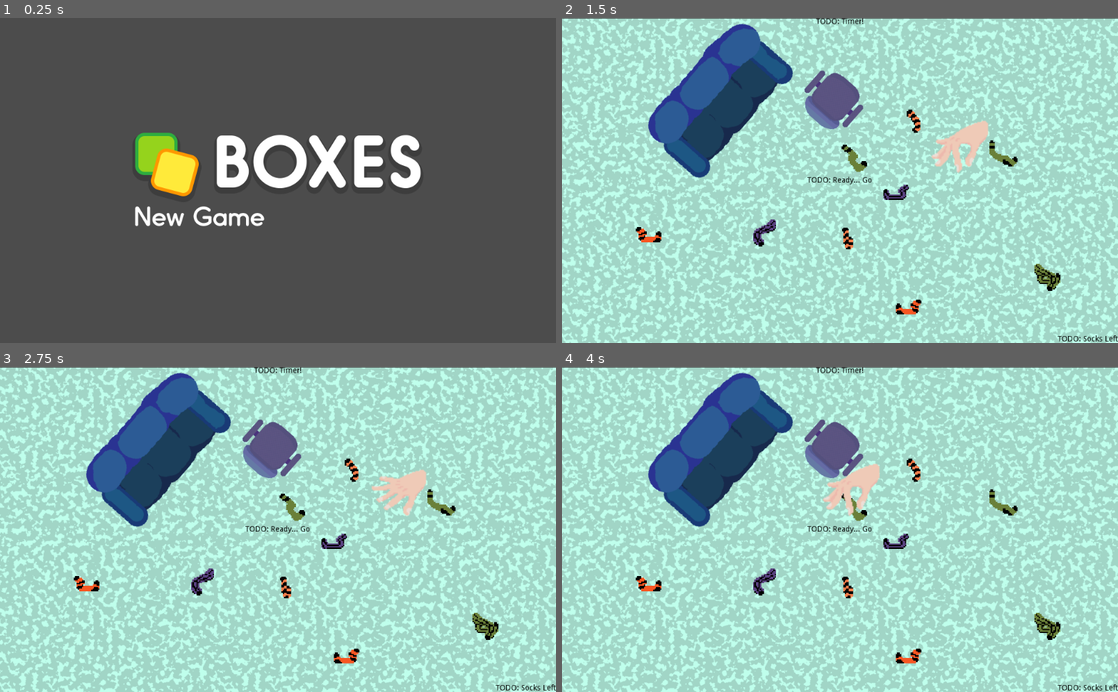
Above: before the commit, frames 1-4 (two rows, left to right).
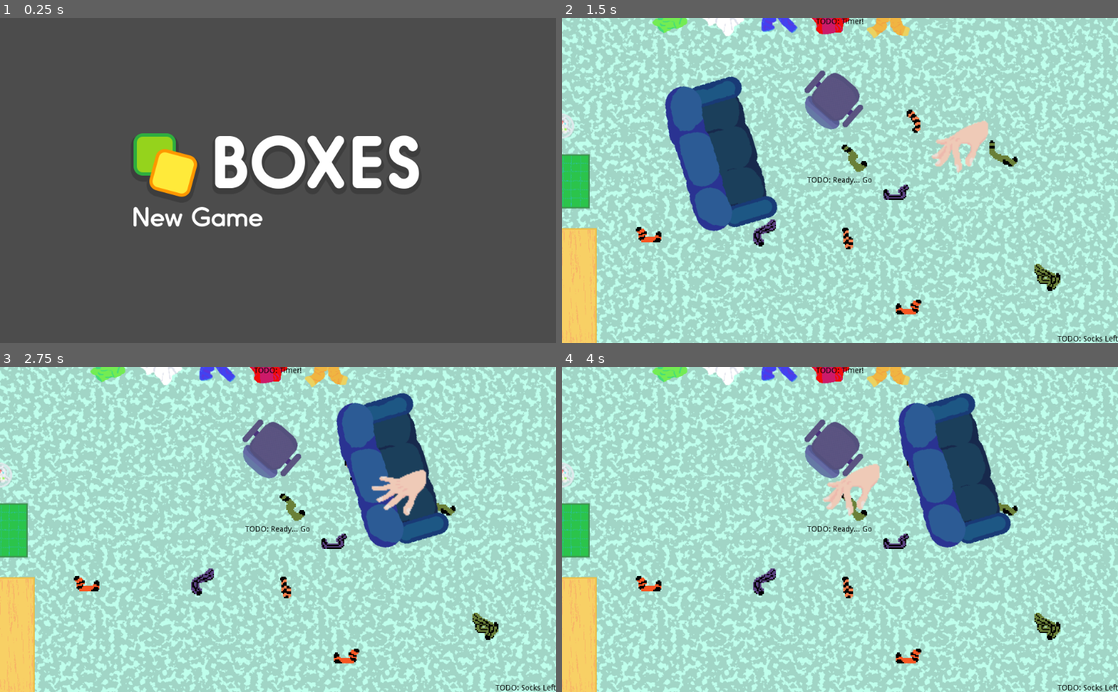
Above: after the commit, the same moments.

Repository: cgbeutler/GlobalGameJam2020
Game: Godot game, scene res://MainMenu.tscn
The game is run twice, just before and just after one commit, with the same random seed, the same clock (stepped at 60 frames per second) and the same inputs.
Inputs (mouse positions are in pixels of both pictures, inside the frame that each line leads up to):
- Up to frame 1 (0.25 s): no input
- Up to frame 2 (1.5 s): click (762, 216) at 0.5 s; tap Enter at 1.25 s; move the mouse to (962, 164) at 1.27 s; click (962, 164) at 1.42 s
- Up to frame 3 (2.75 s): tap Space at 2 s; drag from (166, 545) to (400, 513) at 2.02 s
- Up to frame 4 (4 s): move the mouse to (895, 458) at 2.77 s; click (895, 458) at 2.92 s; tap Enter at 3.5 s; drag from (812, 594) to (851, 506) at 3.52 s

The runs differ from the first frame. In frame 1, 2.1% of the frame differs, in the area x 24-76%, y 35-65%; in frame 2, 34%; in frame 3, 38%; in frame 4, 38%, in the area x 0-100%, y 0-100%.

Commit message:
added stuff prefabs and fixed z index issues

Diff:
--- a/MainMenu.tscn
+++ b/MainMenu.tscn
@@ -11,10 +11,10 @@
 anchor_top = 0.5
 anchor_right = 0.5
 anchor_bottom = 0.5
-margin_left = -512.0
-margin_top = -300.0
-margin_right = 512.0
-margin_bottom = 300.0
+margin_left = -514.721
+margin_top = -298.64
+margin_right = 509.279
+margin_bottom = 301.36
 mouse_filter = 1
 custom_constants/margin_right = 120
 custom_constants/margin_top = 80
--- a/MinigameStage.tscn
+++ b/MinigameStage.tscn
@@ -1,12 +1,20 @@
-[gd_scene load_steps=10 format=2]
+[gd_scene load_steps=23 format=2]
 
 [ext_resource path="res://Scripts/Sock.tscn" type="PackedScene" id=1]
+[ext_resource path="res://Assets/clothes/clothsColor_06.png" type="Texture" id=2]
 [ext_resource path="res://Scripts/Cursor.tscn" type="PackedScene" id=3]
 [ext_resource path="res://Assets/carpet.png" type="Texture" id=4]
 [ext_resource path="res://Scripts/SockPile.gd" type="Script" id=5]
 [ext_resource path="res://Assets/furnature/chairRollee.png" type="Texture" id=6]
 [ext_resource path="res://Assets/furnature/couch.png" type="Texture" id=7]
 [ext_resource path="res://Scripts/Grabbable.gd" type="Script" id=8]
+[ext_resource path="res://Assets/clothes/clothsColor_03.png" type="Texture" id=9]
+[ext_resource path="res://Assets/clothes/clothsColor_10.png" type="Texture" id=10]
+[ext_resource path="res://Assets/furnature/trash.png" type="Texture" id=11]
+[ext_resource path="res://Assets/clothes/clothsColor_13.png" type="Texture" id=12]
+[ext_resource path="res://Assets/furnature/table.png" type="Texture" id=13]
+[ext_resource path="res://Assets/clothes/clothsColor_17.png" type="Texture" id=14]
+[ext_resource path="res://Assets/furnature/tableCoffee.png" type="Texture" id=15]
 
 [sub_resource type="CapsuleShape2D" id=1]
 radius = 49.298
@@ -15,6 +23,22 @@
 [sub_resource type="CapsuleShape2D" id=2]
 radius = 65.1156
 height = 177.202
+
+[sub_resource type="CapsuleShape2D" id=3]
+radius = 21.6559
+
+[sub_resource type="CapsuleShape2D" id=4]
+radius = 29.205
+height = 30.3759
+
+[sub_resource type="RectangleShape2D" id=5]
+extents = Vector2( 66.003, 112.737 )
+
+[sub_resource type="RectangleShape2D" id=6]
+extents = Vector2( 51.3419, 49.5741 )
+
+[sub_resource type="CircleShape2D" id=7]
+radius = 23.8672
 
 [node name="MinigameStage" type="Node2D"]
 
@@ -132,36 +156,134 @@
 [node name="Sock10" parent="SockPile" instance=ExtResource( 1 )]
 position = Vector2( 895.398, 476.281 )
 
-[node name="Furnature" type="Node" parent="."]
-
-[node name="Chair" type="Area2D" parent="Furnature"]
+[node name="Stuff" type="Node" parent="."]
+
+[node name="Chair" type="Area2D" parent="Stuff"]
 position = Vector2( 500, 150.1 )
 rotation = 0.722566
-script = ExtResource( 8 )
-
-[node name="Sprite" type="Sprite" parent="Furnature/Chair"]
+z_index = 2
+script = ExtResource( 8 )
+
+[node name="Sprite" type="Sprite" parent="Stuff/Chair"]
 texture = ExtResource( 6 )
 
-[node name="CollisionShape2D" type="CollisionShape2D" parent="Furnature/Chair"]
+[node name="CollisionShape2D" type="CollisionShape2D" parent="Stuff/Chair"]
 shape = SubResource( 1 )
 
-[node name="Couch" type="Area2D" parent="Furnature"]
-position = Vector2( 291.65, 150.1 )
-rotation = 0.722566
-script = ExtResource( 8 )
-
-[node name="Sprite" type="Sprite" parent="Furnature/Couch"]
+[node name="Couch" type="Area2D" parent="Stuff"]
+position = Vector2( 291.65, 250 )
+rotation = -0.287979
+z_index = 2
+script = ExtResource( 8 )
+
+[node name="Sprite" type="Sprite" parent="Stuff/Couch"]
 texture = ExtResource( 7 )
 
-[node name="CollisionShape2D" type="CollisionShape2D" parent="Furnature/Couch"]
+[node name="CollisionShape2D" type="CollisionShape2D" parent="Stuff/Couch"]
 shape = SubResource( 2 )
+
+[node name="Green_Shirt" type="Area2D" parent="Stuff"]
+position = Vector2( 200, 0 )
+z_index = 1
+script = ExtResource( 8 )
+
+[node name="Sprite" type="Sprite" parent="Stuff/Green_Shirt"]
+texture = ExtResource( 9 )
+
+[node name="CollisionShape2D" type="CollisionShape2D" parent="Stuff/Green_Shirt"]
+rotation = 1.0472
+shape = SubResource( 3 )
+
+[node name="White_Shirt" type="Area2D" parent="Stuff"]
+position = Vector2( 300, 0 )
+z_index = 1
+script = ExtResource( 8 )
+
+[node name="Sprite" type="Sprite" parent="Stuff/White_Shirt"]
+texture = ExtResource( 2 )
+
+[node name="CollisionShape2D" type="CollisionShape2D" parent="Stuff/White_Shirt"]
+rotation = 2.44346
+shape = SubResource( 4 )
+
+[node name="Blue_Pants" type="Area2D" parent="Stuff"]
+position = Vector2( 400, 0 )
+z_index = 1
+script = ExtResource( 8 )
+
+[node name="Sprite" type="Sprite" parent="Stuff/Blue_Pants"]
+texture = ExtResource( 10 )
+
+[node name="CollisionShape2D" type="CollisionShape2D" parent="Stuff/Blue_Pants"]
+position = Vector2( -6.3, 0 )
+rotation = 2.55167
+shape = SubResource( 4 )
+
+[node name="Red_Jacket" type="Area2D" parent="Stuff"]
+position = Vector2( 500, 0 )
+z_index = 1
+script = ExtResource( 8 )
+
+[node name="Sprite" type="Sprite" parent="Stuff/Red_Jacket"]
+texture = ExtResource( 12 )
+
+[node name="CollisionShape2D" type="CollisionShape2D" parent="Stuff/Red_Jacket"]
+position = Vector2( -4.05539, 4.52948 )
+rotation = 1.23569
+shape = SubResource( 4 )
+
+[node name="Yellow_Pants" type="Area2D" parent="Stuff"]
+position = Vector2( 600, 0 )
+z_index = 1
+script = ExtResource( 8 )
+
+[node name="Sprite" type="Sprite" parent="Stuff/Yellow_Pants"]
+texture = ExtResource( 14 )
+
+[node name="CollisionShape2D" type="CollisionShape2D" parent="Stuff/Yellow_Pants"]
+position = Vector2( 4.315, 9.50507 )
+rotation = 0.537561
+shape = SubResource( 4 )
+
+[node name="Yellow_Table" type="Area2D" parent="Stuff"]
+position = Vector2( 0, 500 )
+z_index = 2
+script = ExtResource( 8 )
+
+[node name="Sprite" type="Sprite" parent="Stuff/Yellow_Table"]
+texture = ExtResource( 13 )
+
+[node name="CollisionShape2D" type="CollisionShape2D" parent="Stuff/Yellow_Table"]
+shape = SubResource( 5 )
+
+[node name="Green_Table" type="Area2D" parent="Stuff"]
+position = Vector2( 0, 300 )
+z_index = 2
+script = ExtResource( 8 )
+
+[node name="Sprite" type="Sprite" parent="Stuff/Green_Table"]
+position = Vector2( 0, 1.62903 )
+texture = ExtResource( 15 )
+
+[node name="CollisionShape2D" type="CollisionShape2D" parent="Stuff/Green_Table"]
+shape = SubResource( 6 )
+
+[node name="Trash" type="Area2D" parent="Stuff"]
+position = Vector2( 0, 200 )
+z_index = 1
+script = ExtResource( 8 )
+
+[node name="Sprite" type="Sprite" parent="Stuff/Trash"]
+texture = ExtResource( 11 )
+
+[node name="CollisionShape2D" type="CollisionShape2D" parent="Stuff/Trash"]
+shape = SubResource( 7 )
 
 [node name="Carpet" type="TextureRect" parent="."]
 modulate = Color( 0.752941, 1, 0.929412, 1 )
-margin_left = -3.96228
-margin_top = 1.47682
-margin_right = 3623.04
-margin_bottom = 2136.48
+margin_top = 0.0484142
+margin_right = 3703.61
+margin_bottom = 2135.05
 texture = ExtResource( 4 )
 stretch_mode = 2
 __meta__ = {
--- a/Scripts/Cursor.gd
+++ b/Scripts/Cursor.gd
@@ -7,6 +7,8 @@
 
 var open_hand_sprite : Sprite
 var closed_hand_sprite : Sprite
+
+var initial_z_index
 
 func _ready():
 	open_hand_sprite = get_node("Open_Hand_Sprite")
@@ -20,17 +22,18 @@
 		if area is Grabbable:
 			if not grabbed_obj:  grabbed_obj = area
 			else:
-				if area.get_index() > grabbed_obj.get_index():
+				if area.z_index > grabbed_obj.z_index:
 					grabbed_obj = area
 
 	if grabbed_obj:
 		grabbed_obj_offset = grabbed_obj.position - position
-		grabbed_obj.z_index = 1
+		initial_z_index = grabbed_obj.z_index
+		grabbed_obj.z_index = 9
 		grabbed_obj._on_grab()
 
 func __release():
 	if not grabbed_obj:  return
-	grabbed_obj.z_index = 0
+	grabbed_obj.z_index = initial_z_index
 	grabbed_obj._on_release()
 	grabbed_obj = null
 
Binary file added: Assets/clothes/clothsColor_03.png
Not shown, added: Assets/clothes/clothsColor_03.png.import
Binary file added: Assets/clothes/clothsColor_06.png
Not shown, added: Assets/clothes/clothsColor_06.png.import
Binary file added: Assets/clothes/clothsColor_10.png
Not shown, added: Assets/clothes/clothsColor_10.png.import
Binary file added: Assets/clothes/clothsColor_13.png
Not shown, added: Assets/clothes/clothsColor_13.png.import
Binary file added: Assets/clothes/clothsColor_17.png
Not shown, added: Assets/clothes/clothsColor_17.png.import
Binary file added: Assets/furnature/trash.png
Not shown, added: Assets/furnature/trash.png.import
(and 1 more such lines)
